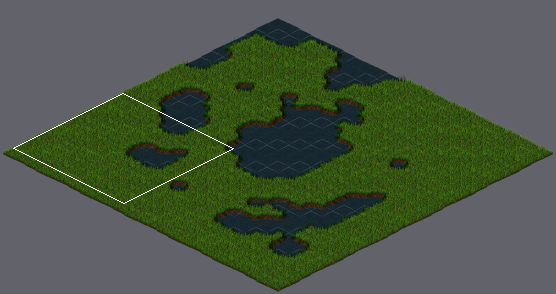
An edit to a level. Tiled map, assets/resources/tile/isometric_grass_and_water.tmx. Above, an overview of the earlier version with the close-up marked.
Close-up. Earlier state:
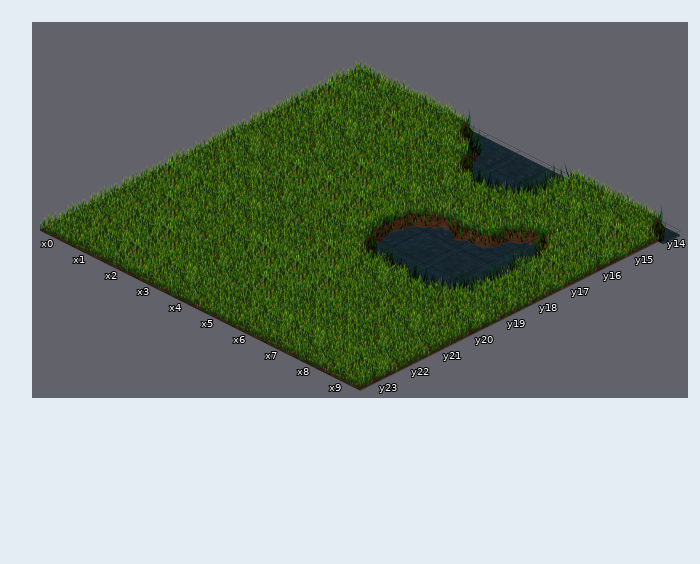
Cells are 64x32 px. Isometric: x runs down to the right, y down to the left. Shown: x 0..9, y 14..23. The commit also changed other parts of the map, which this record leaves out.
Now the later version:
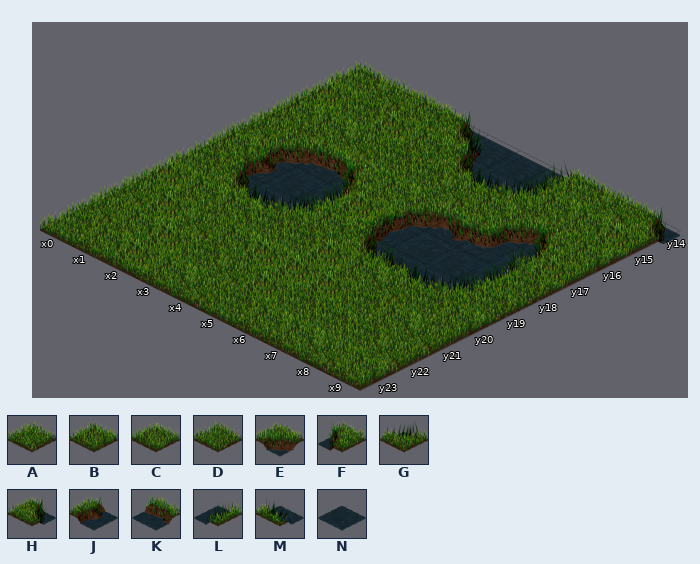
Key: from "isometric_grass_and_water": A 0, B 1, C 2, D 3, E 4, F 5, G 6, H 7, J 15, K 16, L 17, M 18, N 23.
_ is an empty cell.
Change:
Layer "Tile Layer 1":
y 17: x 1..3 DAC -> EKF
y 18: x 1..3 ACC -> JNL
y 19: x 1..3 BDA -> HMG
Pixel boxes of the changes (left, top, right, bottom) in both close-ups:
changed: (200, 124, 392, 227)
